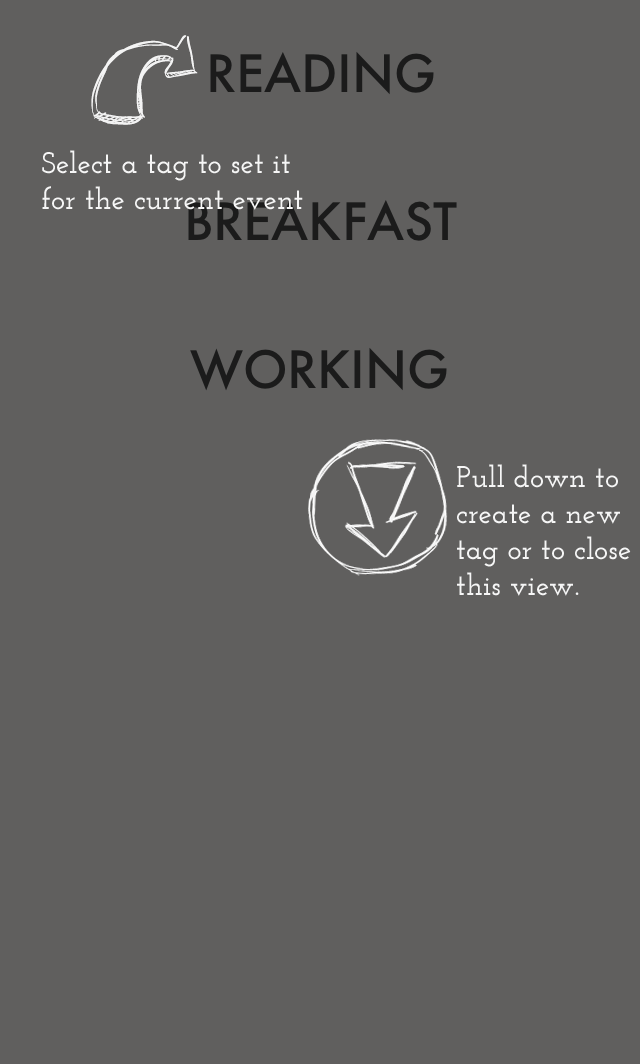
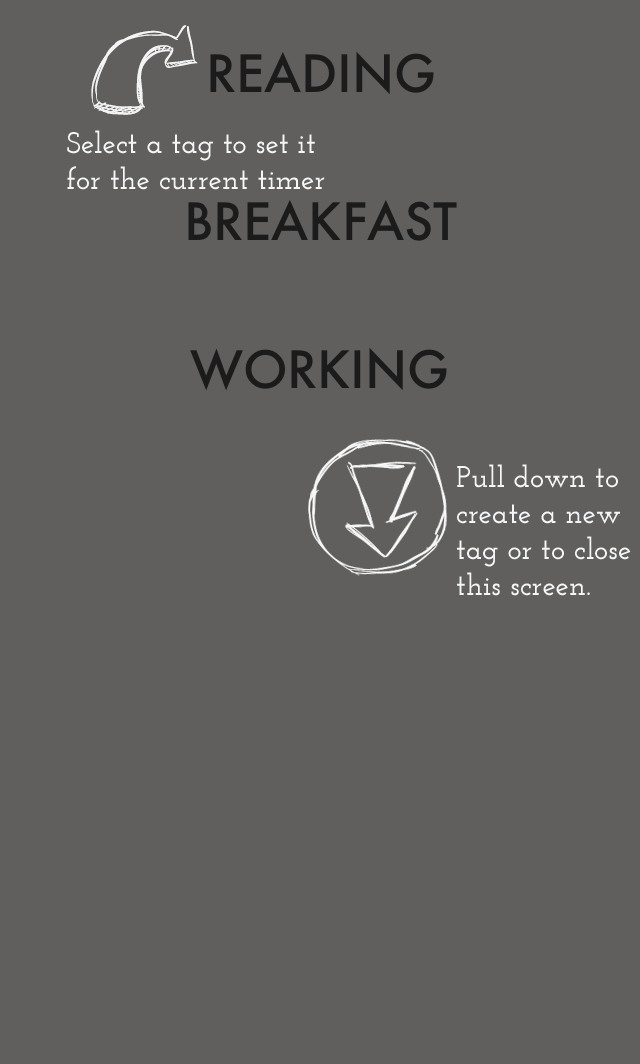
Before/after of a 640px x 1064px layered artwork. What changed in the layer stack:
renamed "Pull down to create a new tag or to close this view." to "Pull down to create a new tag or to close this screen.", moved it above "Layer 4", painted on it over left=511, top=578, right=590, bottom=596
painted on "Layer 4" over left=91, top=25, right=325, bottom=210
renamed "Select a tag to set it for the current event" to "Select a tag to set it for the current timer", moved it above "Layer 3", painted on it over left=42, top=130, right=325, bottom=210
"Layer 3": opacity 100% → 60%, painted on it over left=42, top=25, right=590, bottom=596
"Layer 2": opacity 60% → 100%, moved it out of group "Group 1", painted on it over left=42, top=25, right=590, bottom=596
